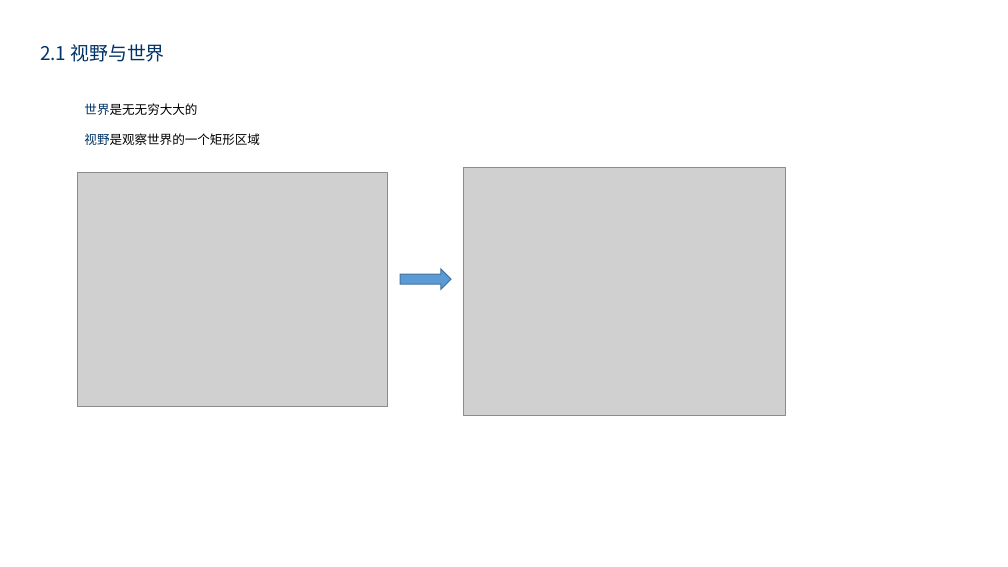
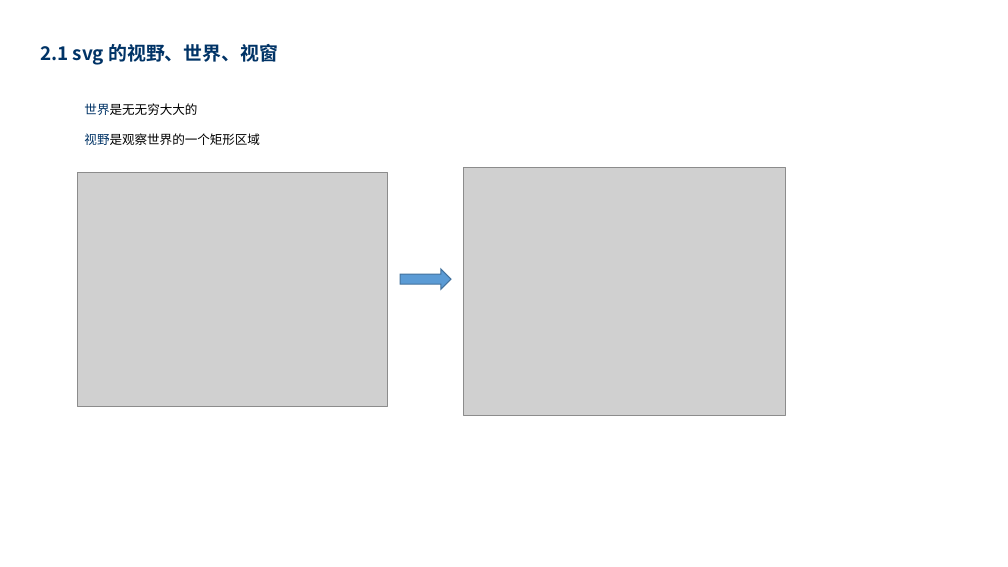
Before and after one commit to lss0928/git_test, a slide deck: slide 12 of svg/走进SVG - 副本.pptx. Drawn at 1008x567 pixels with LibreOffice and Linux fonts; fonts in the diff are those of the drawing; grey boxes stand for pictures. Boxes give left, top, right and bottom in pixels: in the first picture for what was removed or moved away, otherwise in the second. Text is boxed around its words. In the diff, an @@ line names an element or a change of style, - is before the commit and + after.

```diff
--- a/svg/走进SVG - 副本.pptx
+++ b/svg/走进SVG - 副本.pptx
@@ text at bbox=[40, 44, 278, 65]: text changed; bold on @@
-2.1 视野与世界
+2.1 svg 的视野、世界、视窗
```
Also in this commit, not shown: 22 other slides changed, 1 slide added, 2 slides removed, 14 other files.
